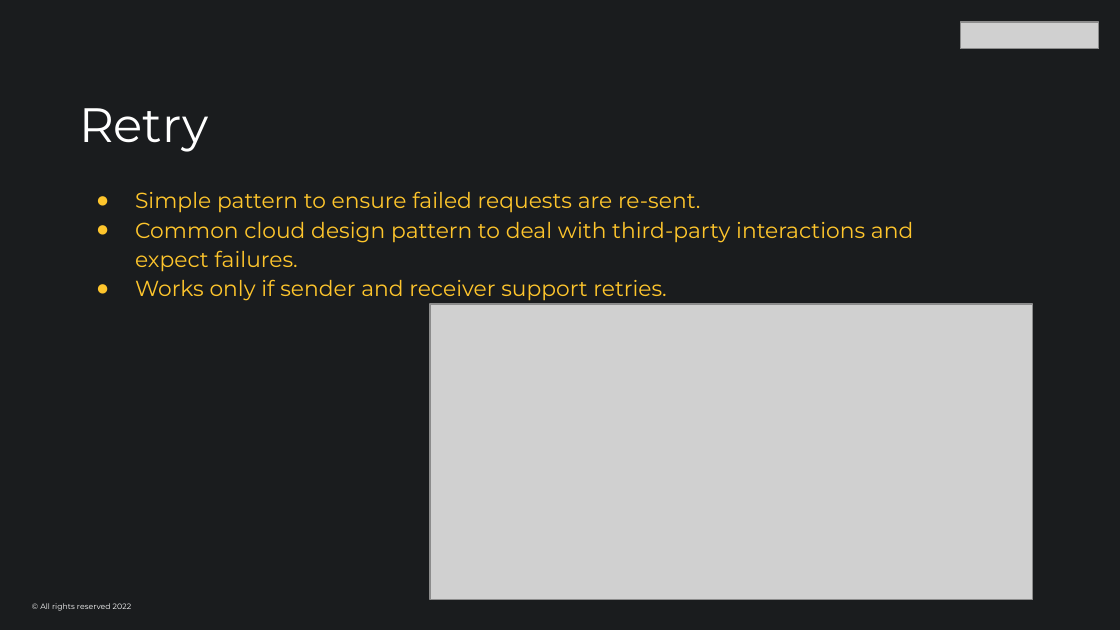
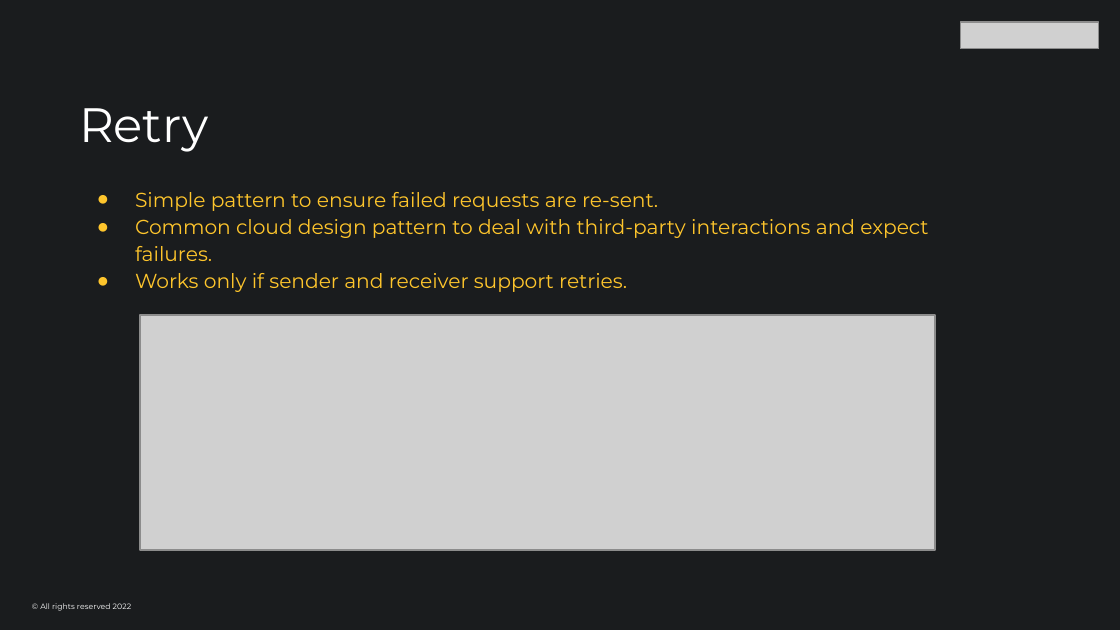
Before and after one commit to dalemorson/mentoring-sessions, a slide deck: slide 5 of 012-Cloud-Design-Patterns/Cloud-Design-Patterns.pptx. Drawn at 1120x630 pixels with LibreOffice and Linux fonts; fonts in the diff are those of the drawing; grey boxes stand for pictures. Boxes give left, top, right and bottom in pixels: in the first picture for what was removed or moved away, otherwise in the second. Text is boxed around its words. In the diff, an @@ line names an element or a change of style, - is before the commit and + after.

Commit message:
updated cloud design patterns files

```diff
--- a/012-Cloud-Design-Patterns/Cloud-Design-Patterns.pptx
+++ b/012-Cloud-Design-Patterns/Cloud-Design-Patterns.pptx
@@ text "Simple pattern to ensure failed ..." at <box>135,192,928,292</box>: size 14 to 13 pt; indent changed @@
@@ picture: place and size @@
-picture at <box>430,304,1033,599</box>
+picture at <box>140,315,935,550</box>
```
Also in this commit, not shown: 5 other slides changed, 1 slide added, 3 other files.
